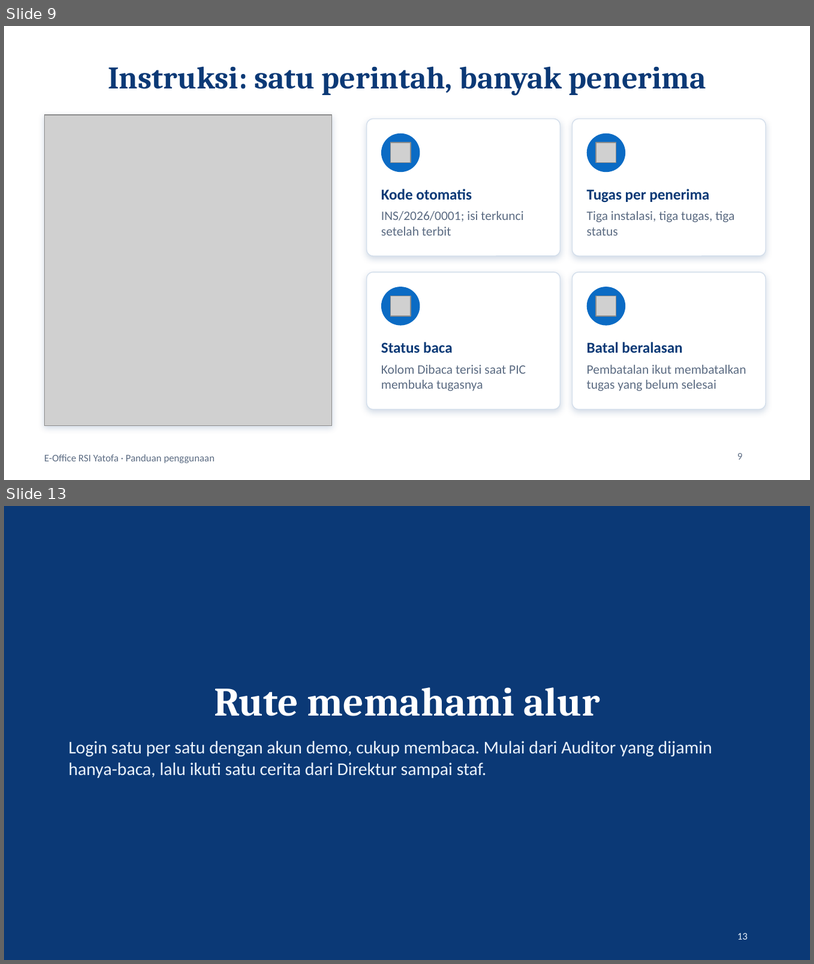
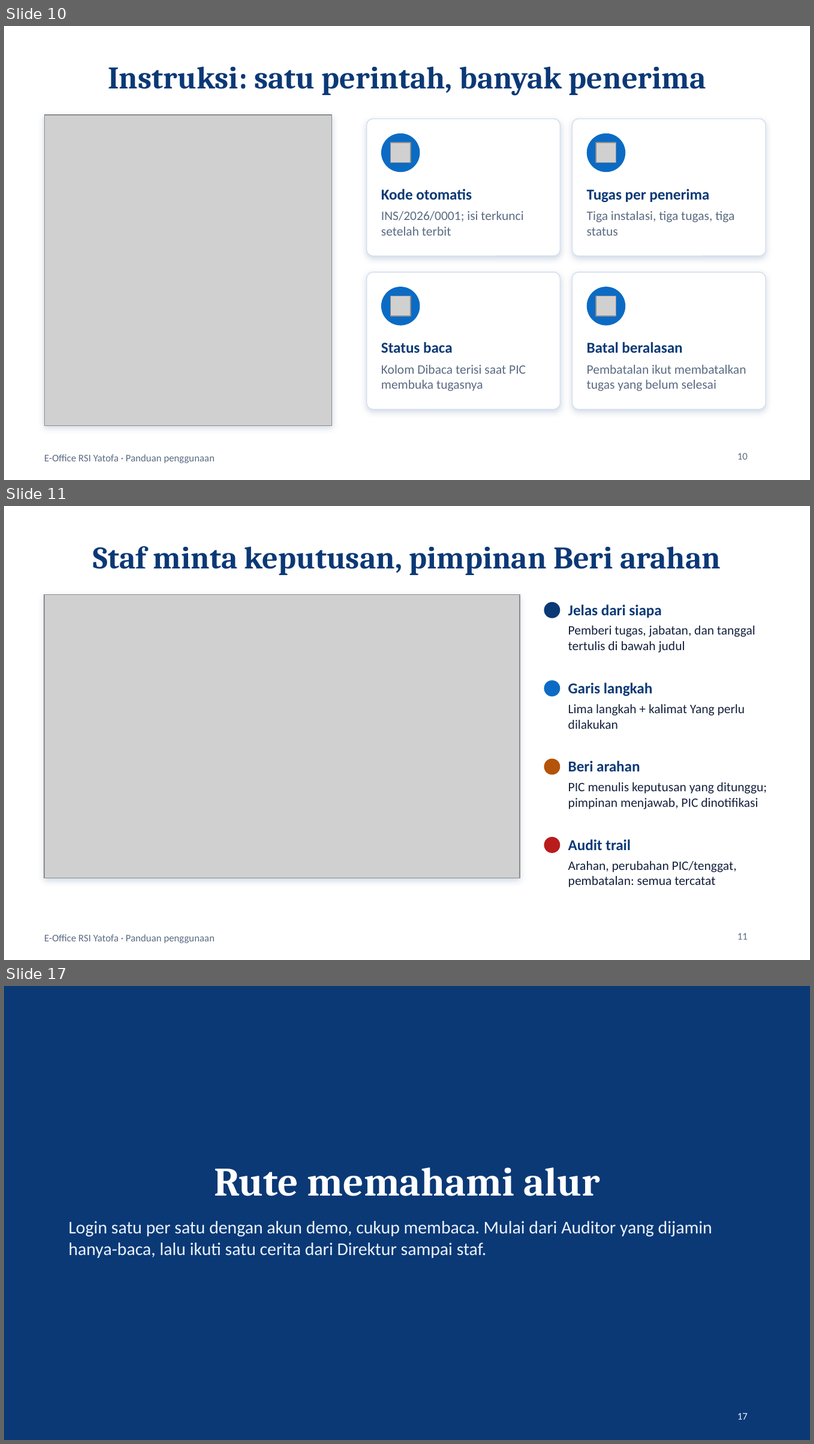
Before and after one commit to krisnapranata/E-Office, a slide deck: Panduan_EOffice_RSI_Yatofa.pptx. Shown one above the other, each under a label of ours: slides 9 and 13 before the commit, slides 10, 11 and 17 after it; the slides between them are not shown. The pictures are 814x964 and 814x1444 pixels, drawn with LibreOffice and Linux fonts; fonts in the diff are those of the drawing; grey boxes stand for pictures. Boxes give left, top, right and bottom in pixels: in the first picture for what was removed or moved away, otherwise in the second. Text is boxed around its words. In the diff, an @@ line names an element or a change of style, - is before the commit and + after.

```diff
--- a/Panduan_EOffice_RSI_Yatofa.pptx
+++ b/Panduan_EOffice_RSI_Yatofa.pptx
@@ slide 11 added at bbox=[4, 506, 810, 960], background #FFFFFF; not listed: 1 template element that a slide beside it also shows @@
@@ title added at bbox=[93, 546, 721, 575], 28 pt, text #0B3976, bold @@
+Staf minta keputusan, pimpinan Beri arahan
@@ rectangle added at bbox=[44, 595, 520, 878], fill #FFFFFF, outline #C9D7E8 0.75 pt @@
@@ picture added at bbox=[44, 595, 520, 878] @@
@@ ellipse added at bbox=[544, 602, 560, 618], fill #0B3976 @@
@@ text added at bbox=[569, 604, 662, 618], 13.5 pt, text #0B3976, bold @@
+Jelas dari siapa
@@ text added at bbox=[569, 625, 756, 652], 11.5 pt, text #14213D @@
+Pemberi tugas, jabatan, dan tanggal tertulis di bawah judul
@@ ellipse added at bbox=[544, 680, 560, 696], fill #0B6BC4 @@
@@ text added at bbox=[569, 682, 653, 696], 13.5 pt, text #0B3976, bold @@
+Garis langkah
@@ text added at bbox=[569, 704, 746, 729], 11.5 pt, text #14213D @@
+Lima langkah + kalimat Yang perlu dilakukan
@@ ellipse added at bbox=[544, 759, 560, 775], fill #B45309 @@
@@ text added at bbox=[569, 760, 640, 772], 13.5 pt, text #0B3976, bold @@
+Beri arahan
@@ text added at bbox=[569, 782, 767, 809], 11.5 pt, text #14213D @@
+PIC menulis keputusan yang ditunggu; pimpinan menjawab, PIC dinotifikasi
@@ ellipse added at bbox=[544, 837, 560, 853], fill #B91C1C @@
@@ text added at bbox=[569, 839, 631, 850], 13.5 pt, text #0B3976, bold @@
+Audit trail
@@ text added at bbox=[569, 861, 737, 887], 11.5 pt, text #14213D @@
+Arahan, perubahan PIC/tenggat, pembatalan: semua tercatat
@@ page number added at bbox=[738, 933, 748, 939], 9 pt, text #5B6B82 @@
+11
@@ what was slide 9 is now slide 10 @@
@@ page number at bbox=[738, 453, 748, 459]: text changed @@
-9
+10
@@ what was slide 13 is now slide 17 @@
@@ page number at bbox=[738, 1413, 748, 1419]: text changed @@
-13
+17
```
Also in this commit, not shown: 10 slides changed, 5 other slides added, 2 slides removed.
